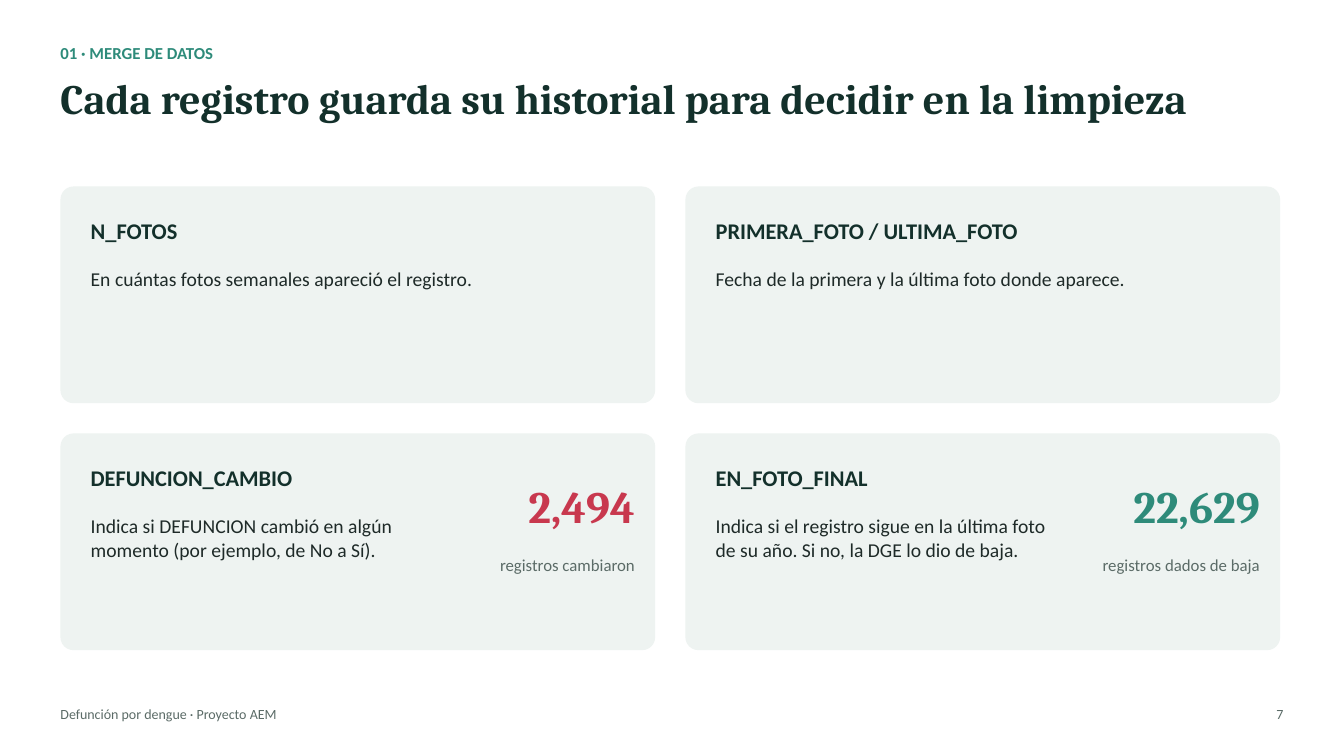
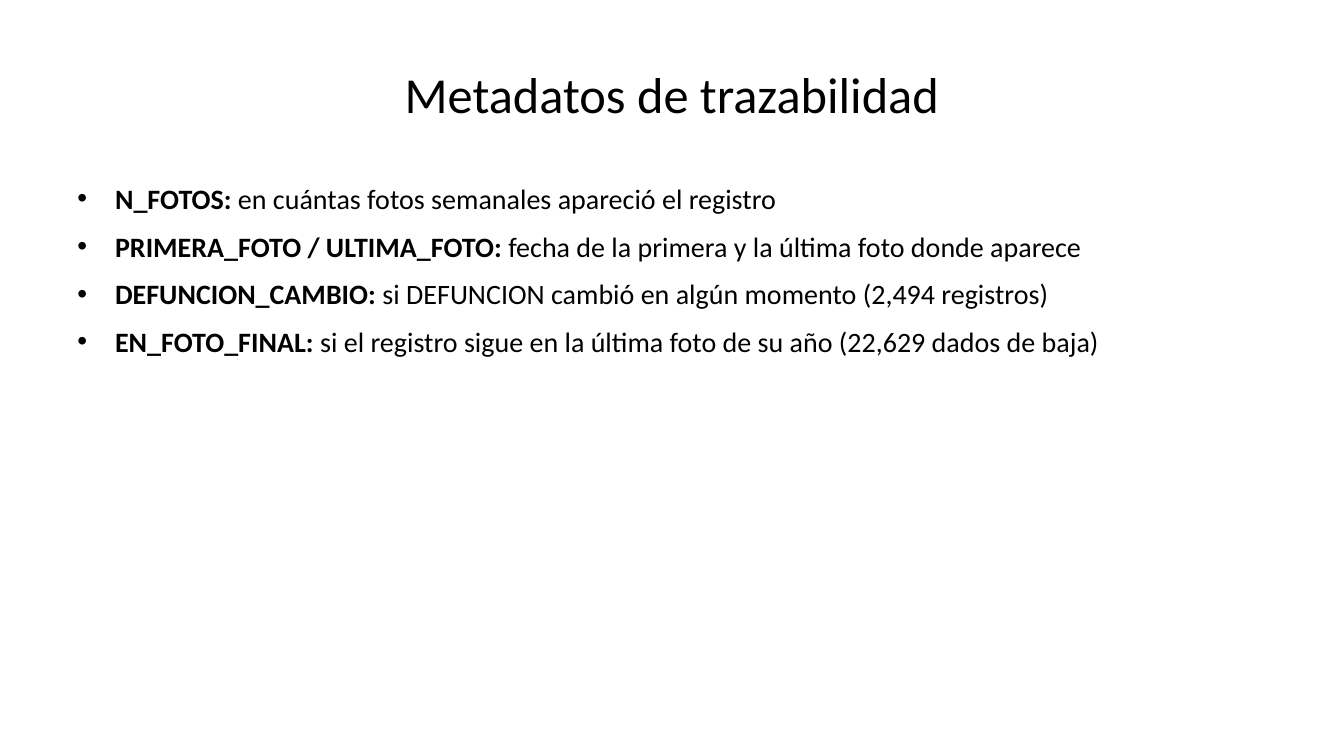
Before and after one commit to lbeltran-dev/Modelo-de-Regresion-Logistica-Para-Defuncion-Por-Dengue, a slide deck: slide 7 of presentacion/Presentacion_Dengue.pptx. Drawn at 1344x756 pixels with LibreOffice and Linux fonts; fonts in the diff are those of the drawing. Boxes give left, top, right and bottom in pixels: in the first picture for what was removed or moved away, otherwise in the second. Text is boxed around its words. In the diff, an @@ line names an element or a change of style, - is before the commit and + after.

```diff
--- a/presentacion/Presentacion_Dengue.pptx
+++ b/presentacion/Presentacion_Dengue.pptx
@@ title "Metadatos de trazabilidad" at box(405, 78, 939, 114): vertical alignment top to middle @@
@@ text removed at box(60, 84, 1186, 124) @@
-Cada registro guarda su historial para decidir en la limpieza
@@ title at box(405, 78, 939, 114): text changed; size 12 to 36 pt; text colour #2E8B7A to #000000; bold off @@
-01 · MERGE DE DATOS
+Metadatos de trazabilidad
@@ rounded rectangle removed at box(60, 187, 655, 403) @@
@@ text added at box(115, 189, 1099, 357), 20 pt, text #000000 @@
+• N_FOTOS: en cuántas fotos semanales apareció el registro
+• PRIMERA_FOTO / ULTIMA_FOTO: fecha de la primera y la última foto donde aparece
+• DEFUNCION_CAMBIO: si DEFUNCION cambió en algún momento (2,494 registros)
+• EN_FOTO_FINAL: si el registro sigue en la última foto de su año (22,629 dados de baja)
@@ rounded rectangle removed at box(686, 187, 1280, 403) @@
@@ text removed at box(91, 224, 178, 242) @@
-N_FOTOS
@@ text removed at box(716, 224, 1018, 242) @@
-PRIMERA_FOTO / ULTIMA_FOTO
@@ text removed at box(91, 272, 472, 290) @@
-En cuántas fotos semanales apareció el registro.
@@ text removed at box(716, 272, 1124, 289) @@
-Fecha de la primera y la última foto donde aparece.
@@ rounded rectangle removed at box(60, 434, 655, 650) @@
@@ rounded rectangle removed at box(686, 434, 1280, 650) @@
@@ text removed at box(91, 471, 293, 489) @@
-DEFUNCION_CAMBIO
@@ text removed at box(716, 471, 868, 489) @@
-EN_FOTO_FINAL
@@ text removed at box(528, 492, 635, 529) @@
-2,494
@@ text removed at box(1133, 492, 1260, 529) @@
-22,629
@@ text removed at box(91, 519, 392, 561) @@
-Indica si DEFUNCION cambió en algún momento (por ejemplo, de No a Sí).
@@ text removed at box(716, 519, 1045, 561) @@
-Indica si el registro sigue en la última foto de su año. Si no, la DGE lo dio de baja.
@@ text removed at box(500, 559, 634, 574) @@
-registros cambiaron
@@ text removed at box(1103, 559, 1260, 574) @@
-registros dados de baja
@@ text removed at box(60, 709, 277, 722) @@
-Defunción por dengue · Proyecto AEM
@@ text removed at box(1276, 710, 1283, 719) @@
-7
```
Also in this commit, not shown: 16 other slides changed, 27 slides added, 1 slide removed, 1 other file.
